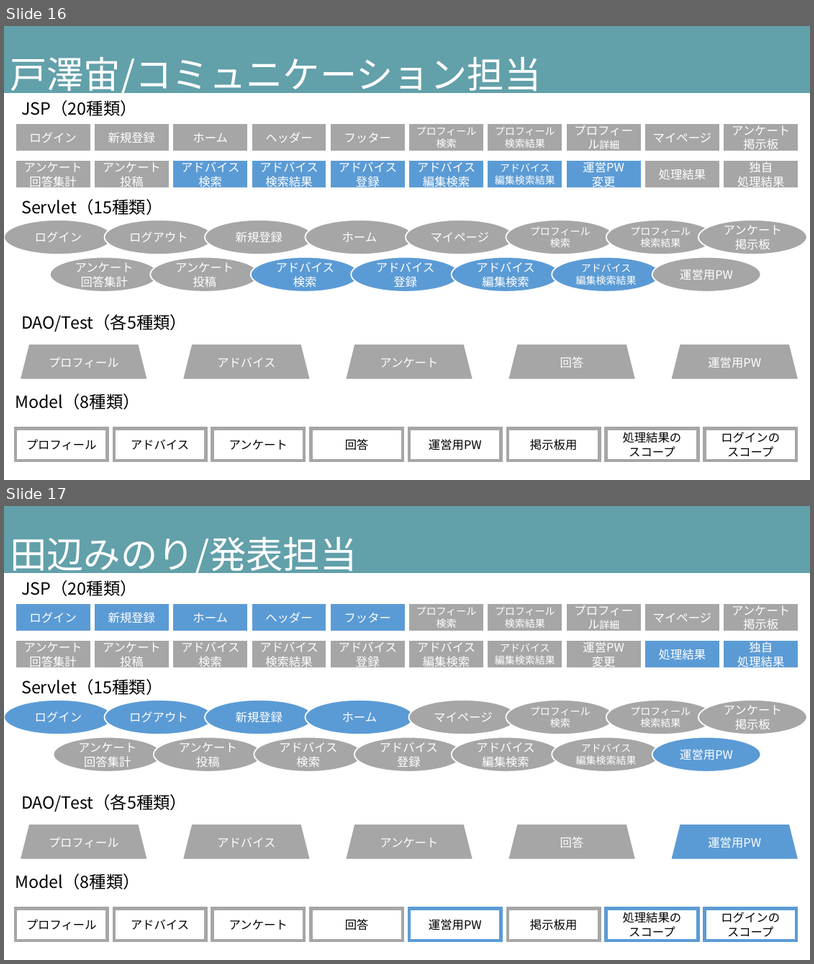
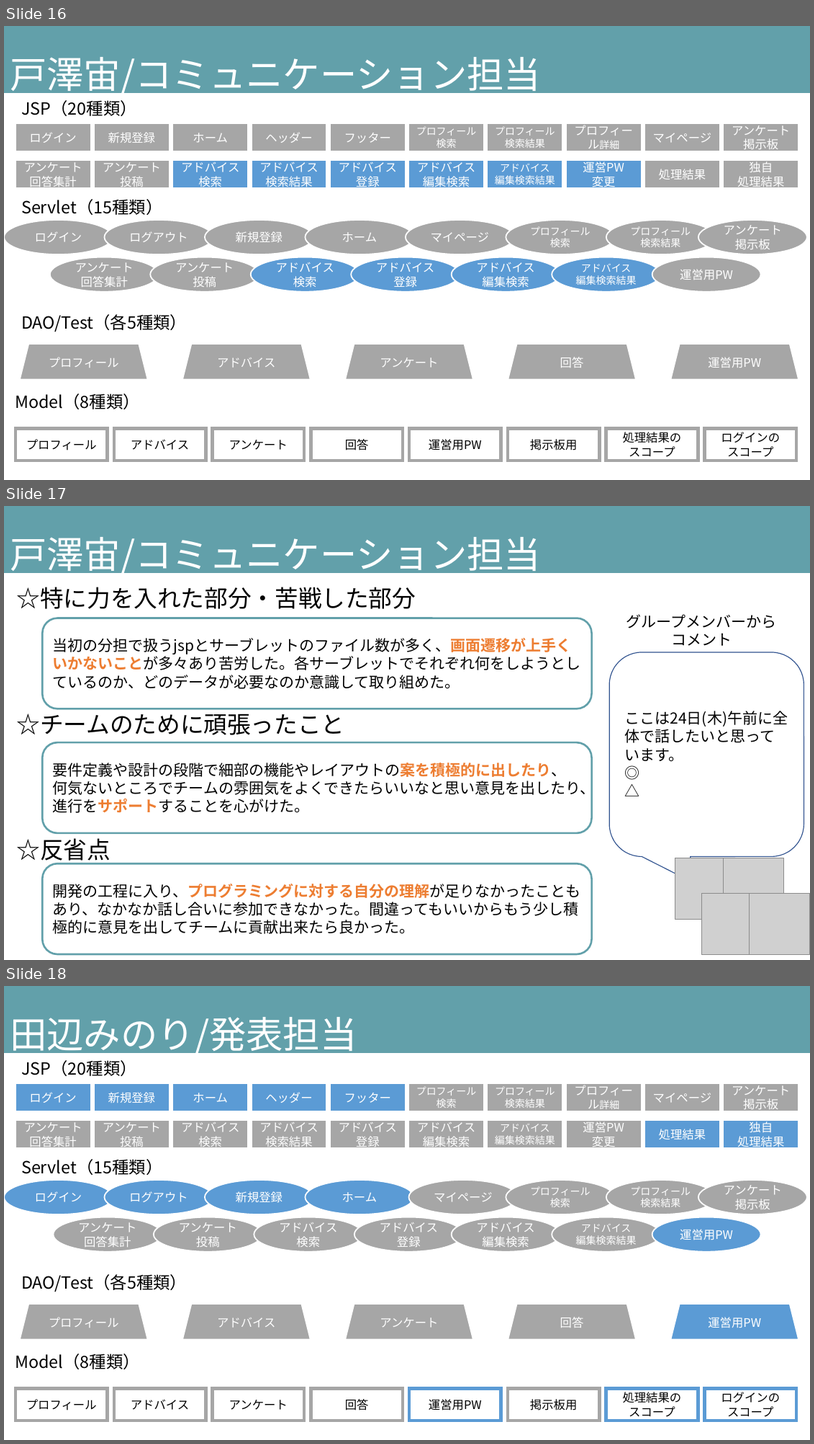
Before and after one commit to DOJO-2021/B-3, a slide deck: documents/発表スライド_ビーチサンダル.pptx. Shown one above the other, each under a label of ours: slides 16 and 17 before the commit, slides 16, 17 and 18 after it. The pictures are 814x964 and 814x1444 pixels, drawn with LibreOffice and Linux fonts; fonts in the diff are those of the drawing; grey boxes stand for pictures. Boxes give left, top, right and bottom in pixels: in the first picture for what was removed or moved away, otherwise in the second. Text is boxed around its words. In the diff, an @@ line names an element or a change of style, - is before the commit and + after.

Commit message:
0622

```diff
--- a/documents/発表スライド_ビーチサンダル.pptx
+++ b/documents/発表スライド_ビーチサンダル.pptx
@@ slide 17 added at (x1=4, y1=506, x2=810, y2=960), background #FFFFFF @@
@@ rectangle added at (x1=4, y1=506, x2=810, y2=573), fill #62A0AA, 44 pt, text #FFFFFF @@
+戸澤宙/コミュニケーション担当
@@ text added at (x1=17, y1=587, x2=417, y2=609), 28 pt, text #000000 @@
+☆特に力を入れた部分・苦戦した部分
@@ rounded rectangle added at (x1=42, y1=618, x2=592, y2=708), fill #FFFFFF, outline #62A0AA 2.25 pt, 18 pt, text #000000 @@
+当初の分担で扱うjspとサーブレットのファイル数が多く、画面遷移が上手くいかないことが多々あり苦労した。各サーブレットでそれぞれ何をしようとしているのか、どのデータが必要なのか意識して取り組めた。
@@ text added at (x1=627, y1=614, x2=777, y2=646), 18 pt, text #000000 @@
+グループメンバーからコメント
@@ rounded speech box added at (x1=610, y1=652, x2=805, y2=856), outline #325491 1 pt, 18 pt, text #000000 @@
+ここは24日(木)午前に全体で話したいと思っています。
+◎
+△
@@ text added at (x1=17, y1=709, x2=345, y2=735), 28 pt, text #000000 @@
+☆チームのために頑張ったこと
@@ rounded rectangle added at (x1=42, y1=743, x2=592, y2=834), fill #FFFFFF, outline #62A0AA 2.25 pt, 18 pt, text #000000 @@
+要件定義や設計の段階で細部の機能やレイアウトの案を積極的に出したり、何気ないところでチームの雰囲気をよくできたらいいなと思い意見を出したり、進行をサポートすることを心がけた。
@@ text added at (x1=17, y1=838, x2=111, y2=865), 28 pt, text #000000 @@
+☆反省点
@@ rounded rectangle added at (x1=42, y1=864, x2=592, y2=955), fill #FFFFFF, outline #62A0AA 2.25 pt, 18 pt, text #000000 @@
+開発の工程に入り、プログラミングに対する自分の理解が足りなかったこともあり、なかなか話し合いに参加できなかった。間違ってもいいからもう少し積極的に意見を出してチームに貢献出来たら良かった。
@@ group added at (x1=676, y1=858, x2=810, y2=955): 4 pictures @@
@@ what was slide 17 is now slide 18 @@
```
